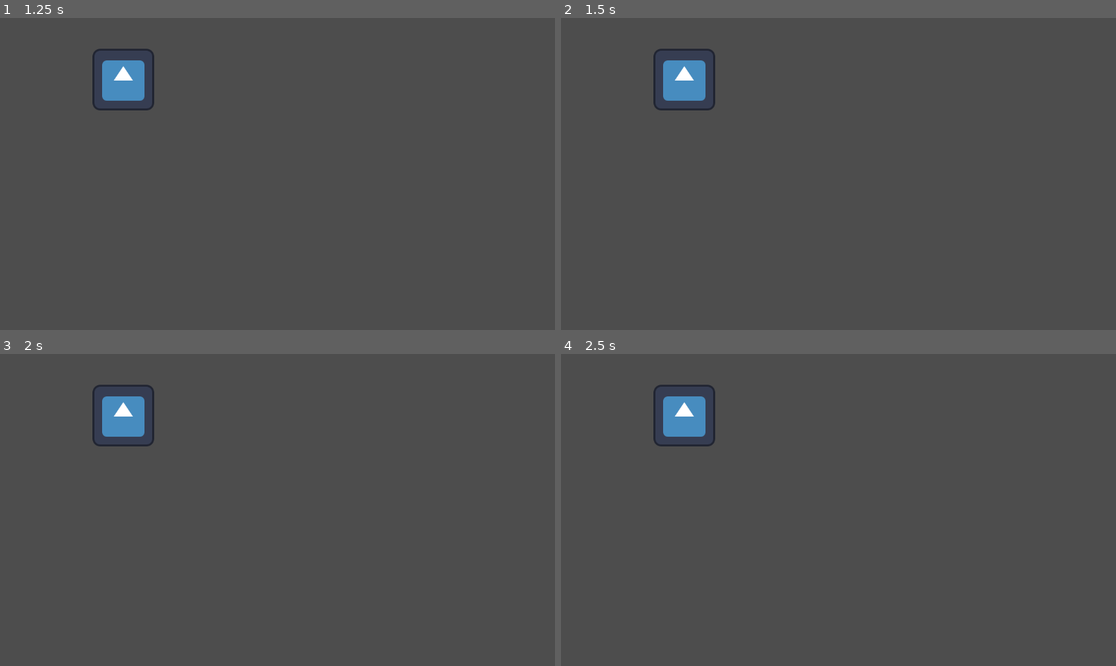
Above: before the commit, frames 1-4 (two rows, left to right).
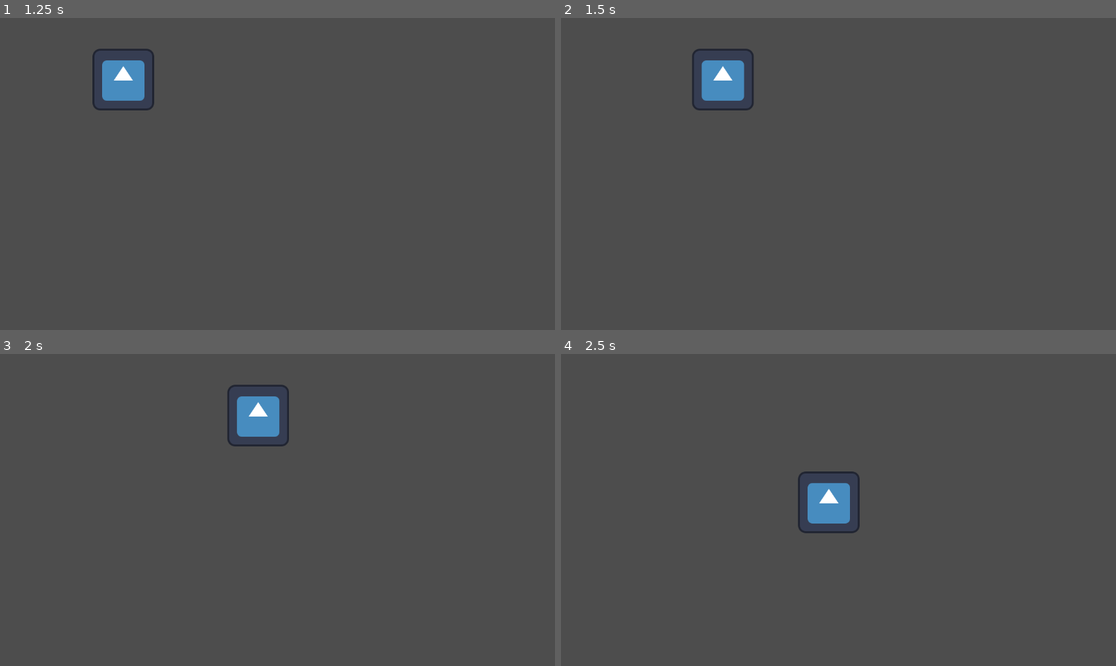
Above: after the commit, the same moments.

Repository: DeadlyVoltage/No-name-Game-ig-hopefully-I-can-change-this-later-lol
Game: Godot game, scene res://Scenes/MainMenu.tscn
Two runs of this game, one before a commit and one after it. Both use one fixed random seed, a clock stepped at 60 frames per second and the inputs below. The engine's default icon, where the game draws it, is replaced by a stand-in: a white triangle on a blue panel in a dark square.
Inputs:
- Up to frame 1 (1.25 s): click "New Game" at 0.5 s
- Up to frame 2 (1.5 s): tap Enter at 1.25 s; hold Right (PCmoveRight) from 1.28 s (still down)
- Up to frame 3 (2 s): keep holding Right (PCmoveRight)
- Up to frame 4 (2.5 s): release Right (PCmoveRight) at 2.03 s; hold Down (PCmoveDown) from 2.03 s (still down)

Frame 1 is identical in both runs. In frame 2, 2.2% of the frame differs, in the area x 16-35%, y 9-30%; in frame 3, 2.5%; in frame 4, 2.5%, in the area x 16-54%, y 9-58%.

Commit message:
Add files via upload

Diff:
--- a/new-game-project/Scenes/Movement.gd
+++ b/new-game-project/Scenes/Movement.gd
@@ -1,4 +1,9 @@
 extends CharacterBody2D
 
-var speed =  200
-var velocity = Vector2()
+var speed = 400  # speed in pixels/sec
+
+func _physics_process(delta):
+	var direction = Input.get_vector("PCmoveLeft", "PCmoveRight", "PCmoveUp", "PCmoveDown")
+	velocity = direction * speed
+
+	move_and_slide()
--- a/new-game-project/Scenes/NewGame.tscn
+++ b/new-game-project/Scenes/NewGame.tscn
@@ -1,8 +1,9 @@
-[gd_scene load_steps=5 format=3 uid="uid://ch3jhrtau57n0"]
+[gd_scene load_steps=6 format=3 uid="uid://ch3jhrtau57n0"]
 
 [ext_resource type="Script" path="res://Pause.gd" id="1_x2ipn"]
 [ext_resource type="Texture2D" uid="uid://dspt8d4xavenq" path="res://Images/PLACE HOLDER DELETE BEFORE RELEASE/icon.svg" id="2_hbmdq"]
 [ext_resource type="PackedScene" uid="uid://brh04vhkbbt0e" path="res://Scenes/pause_menu.tscn" id="3_78bbt"]
+[ext_resource type="Script" path="res://Scenes/Movement.gd" id="3_el0yg"]
 
 [sub_resource type="RectangleShape2D" id="RectangleShape2D_aaka5"]
 size = Vector2(130, 130)
@@ -12,11 +13,13 @@
 
 [node name="PauseMenu" parent="." instance=ExtResource("3_78bbt")]
 visible = false
+z_index = 5
 offset_right = 1152.0
 offset_bottom = 648.0
 
 [node name="CharacterBody2D" type="CharacterBody2D" parent="."]
 position = Vector2(256, 128)
+script = ExtResource("3_el0yg")
 
 [node name="Sprite2D" type="Sprite2D" parent="CharacterBody2D"]
 texture = ExtResource("2_hbmdq")
